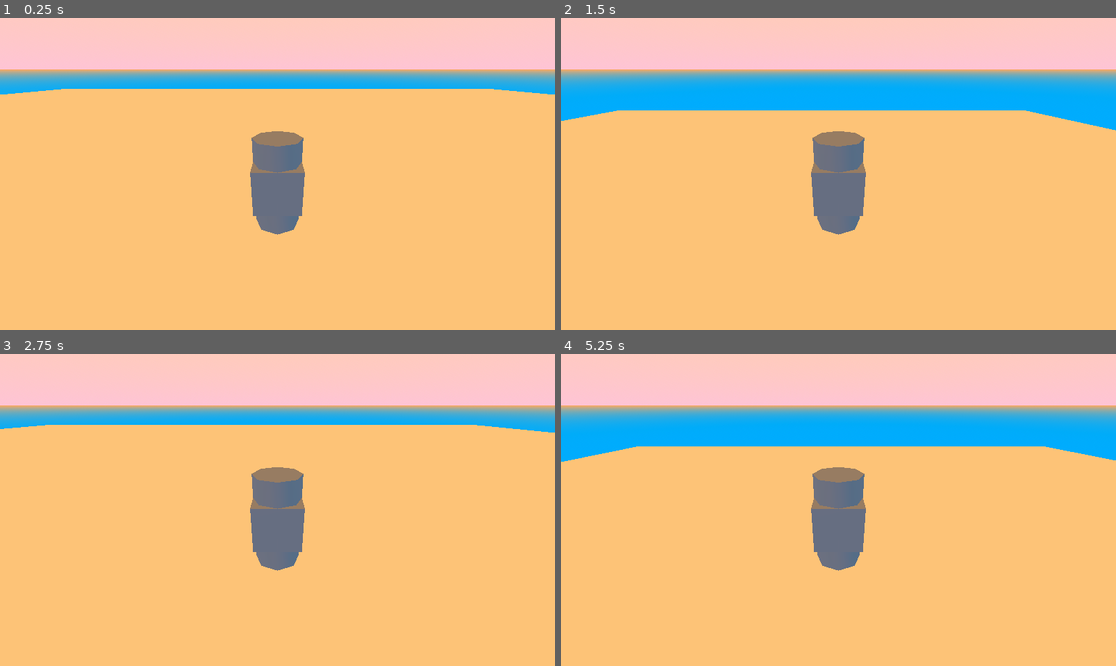
Above: before the commit, frames 1-4 (two rows, left to right).
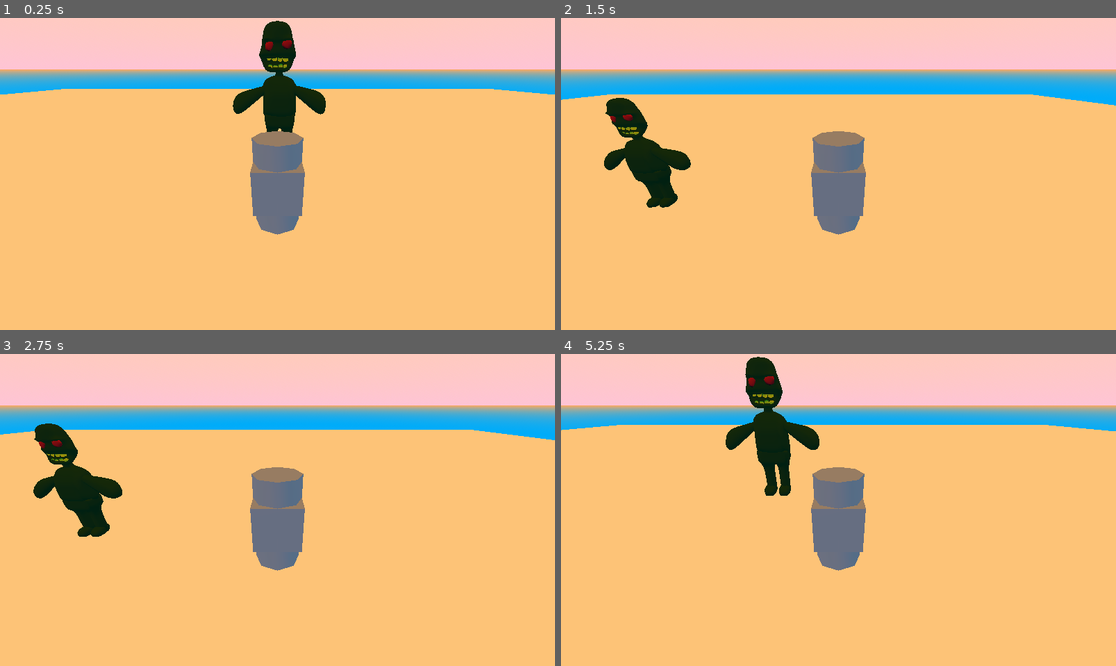
Above: after the commit, the same moments.

Repository: ChickenStorm/epic_game_jam_2023
Game: Godot game, scene res://world/world.tscn
Same seed, same stepped clock (60 frames per second), same inputs: the game is played once before the commit and once after it. This scene is started directly instead of the project's main scene.
Inputs (mouse positions are in pixels of both pictures, inside the frame that each line leads up to):
- Up to frame 1 (0.25 s): no input
- Up to frame 2 (1.5 s): tap Enter at 0.5 s; move the mouse to (960, 158) at 0.52 s; press the mouse at (960, 158) at 0.53 s; hold D (move_right) 0.53-1.28 s; tap Space (jump) at 0.77, 0.8, 1.07, 1.35 s; move the mouse to (727, 189) at 1.27 s; release the mouse at (727, 189) at 1.28 s; hold A (move_left) from 1.28 s (still down)
- Up to frame 3 (2.75 s): tap Space (jump) at 1.52, 1.82, 2.3 s; click (166, 525) at 1.55 s; move the mouse to (333, 441) at 2.02 s; release A (move_left) at 2.03 s; press the mouse at (333, 441) at 2.03 s; hold D (move_right) from 2.03 s (still down)
- Up to frame 4 (5.25 s): move the mouse to (810, 572) at 2.77 s; release the mouse at (810, 572) at 2.78 s; click (810, 572) at 2.85 s; tap Space (jump) at 3.02, 3.32, 4.52, 4.82 s; move the mouse to (1005, 556) at 3.52 s; release D (move_right) at 3.53 s; hold Space (jump) 3.53-4.28 s; hold A (move_left) from 3.53 s (still down); move the mouse to (672, 463) at 4.27 s; click (672, 463) at 4.35 s; move the mouse to (866, 510) at 5.02 s; press the mouse at (866, 510) at 5.03 s

The runs differ from the first frame. In frame 1, 2.4% of the frame differs, in the area x 41-59%, y 0-37%; in frame 2, 7.7%; in frame 3, 4.1%; in frame 4, 9.2%, in the area x 0-100%, y 0-46%.

Commit message:
consistant jump hight

Diff:
--- a/project.godot
+++ b/project.godot
@@ -30,5 +30,11 @@
 move_left={
 "deadzone": 0.5,
 "events": [Object(InputEventKey,"resource_local_to_scene":false,"resource_name":"","device":-1,"window_id":0,"alt_pressed":false,"shift_pressed":false,"ctrl_pressed":false,"meta_pressed":false,"pressed":false,"keycode":0,"physical_keycode":65,"key_label":0,"unicode":97,"echo":false,"script":null)
+, Object(InputEventKey,"resource_local_to_scene":false,"resource_name":"","device":-1,"window_id":0,"alt_pressed":false,"shift_pressed":false,"ctrl_pressed":false,"meta_pressed":false,"pressed":false,"keycode":0,"physical_keycode":81,"key_label":0,"unicode":113,"echo":false,"script":null)
 ]
 }
+attack={
+"deadzone": 0.5,
+"events": [Object(InputEventMouseButton,"resource_local_to_scene":false,"resource_name":"","device":-1,"window_id":0,"alt_pressed":false,"shift_pressed":false,"ctrl_pressed":false,"meta_pressed":false,"button_mask":0,"position":Vector2(0, 0),"global_position":Vector2(0, 0),"factor":1.0,"button_index":1,"pressed":false,"double_click":false,"script":null)
+]
+}
--- a/world/player/player.gd
+++ b/world/player/player.gd
@@ -2,6 +2,14 @@
 class_name Player
 extends CharacterBody3D
 
+signal died()
+signal attacked()
+
+
+@export var max_health: float
+
+@onready var current_health: float = max_health:
+	set = set_current_health
 @onready var state_machine:StateMachine = $StateMachine
 
 # Called when the node enters the scene tree for the first time.
@@ -12,3 +20,17 @@
 # Called every frame. 'delta' is the elapsed time since the previous frame.
 func _process(delta):
 	pass
+
+func death():
+	emit_signal("died")
+	# TODO
+
+
+func attack():
+	#
+	emit_signal("attack")
+
+func set_current_health(h):
+	current_health = h
+	if h <= 0:
+		death()
--- a/world/player/player.tscn
+++ b/world/player/player.tscn
@@ -11,6 +11,7 @@
 
 [node name="Player" type="CharacterBody3D"]
 script = ExtResource("1_ur2mt")
+max_health = null
 
 [node name="CollisionShape3D" type="CollisionShape3D" parent="."]
 shape = SubResource("BoxShape3D_6bfs0")
@@ -28,7 +29,6 @@
 
 [node name="Move" type="Node" parent="StateMachine"]
 script = ExtResource("3_tjatc")
-jump_impulse = 60
 
 [node name="Air" type="Node" parent="StateMachine/Move"]
 script = ExtResource("4_dtvdn")
--- a/world/player/state/Air.gd
+++ b/world/player/state/Air.gd
@@ -26,7 +26,8 @@
 func enter(data: Dictionary = {}) -> void:
 	match data:
 		{"velocity": var v, "jump_impulse": var ji}:
-			_parent.velocity = v + Vector3(0, ji, 0)
+			_parent.velocity = Vector3(v.x, ji, v.z) # TODO
+			#print(v)
 	_parent.move_acceleration = move_acceleration
 	_parent.move_speed = move_speed
 	#skin.transition_to(skin.States.AIR)
--- a/world/player/state/Move.gd
+++ b/world/player/state/Move.gd
@@ -18,6 +18,8 @@
 func unhandled_input(event: InputEvent) -> void:
 	if event.is_action_pressed("jump"):
 		_state_machine.transition_to("Move/Air", { velocity = velocity, jump_impulse = jump_impulse })
+	elif event.is_action_pressed("attack"):
+		player.attack()
 
 func physics_process(delta: float) -> void:
 	var input_direction: = get_input_direction()
@@ -78,7 +80,8 @@
 	var v = Vector3(
 			Input.get_action_strength("move_right") - Input.get_action_strength("move_left"),
 			0,
-			Input.get_action_strength("move_back") - Input.get_action_strength("move_front")
+			0
+			#Input.get_action_strength("move_back") - Input.get_action_strength("move_front")
 		) if _state_machine._do_input_delegation else Vector3.ZERO
 	#print(v)
 	return v
--- a/world/player/state/State.gd
+++ b/world/player/state/State.gd
@@ -15,7 +15,6 @@
 	var parent = get_parent()
 	if not parent.is_in_group("state_machine"):
 		_parent = parent
-	print(_parent)
 
 
 #-----------------------------------------------------------------------------------------------
--- a/world/world.tscn
+++ b/world/world.tscn
@@ -1,7 +1,8 @@
-[gd_scene load_steps=9 format=3 uid="uid://yv6mq1c15gaa"]
+[gd_scene load_steps=10 format=3 uid="uid://yv6mq1c15gaa"]
 
 [ext_resource type="PackedScene" uid="uid://csy6wx5pw6qd4" path="res://world/player/player.tscn" id="1_ht0fj"]
 [ext_resource type="PackedScene" uid="uid://k8oe0xrpkp2k" path="res://world/collision/box.tscn" id="2_12ijr"]
+[ext_resource type="PackedScene" uid="uid://ca48tywi7byo8" path="res://zombie/zombie.tscn" id="3_lex8h"]
 
 [sub_resource type="WorldBoundaryShape3D" id="WorldBoundaryShape3D_if3y7"]
 
@@ -33,6 +34,7 @@
 [node name="world" type="Node3D"]
 
 [node name="Player" parent="." instance=ExtResource("1_ht0fj")]
+max_health = 0.0
 
 [node name="box2" parent="." instance=ExtResource("2_12ijr")]
 transform = Transform3D(1, 0, 0, 0, 1, 0, 0, 0, 1, -1.26769, -3.53389, 6.52053)
@@ -61,3 +63,7 @@
 transform = Transform3D(0.898947, -0.00327228, 0.438045, -0.438057, -0.00671512, 0.898922, 0, -0.999972, -0.00746999, 39.9147, 105.923, 0)
 visible = false
 shadow_enabled = true
+
+[node name="zombie" parent="." instance=ExtResource("3_lex8h")]
+transform = Transform3D(1, 0, 0, 0, 1, 0, 0, 0, 1, 0, 0, -4.56951)
+maxHealth = 100.0
--- a/zombie/zombie.gd
+++ b/zombie/zombie.gd
@@ -1,15 +1,24 @@
 extends CharacterBody3D
 
+signal died
+
 @export var maxHealth: float
-var currentHealth: float
+
+var currentHealth: float:
+	set = set_current_health
 
 func _ready():
 	print(maxHealth, currentHealth)
 	currentHealth = maxHealth
 
 func _process(delta):
-	if (currentHealth <= 0):
-		death()
+	pass
 
 func death():
+	emit_signal("died")
 	queue_free()
+
+func set_current_health(h):
+	currentHealth = h
+	if h <= 0:
+		death()
Not shown, added: zombie/Zombie.mtl
